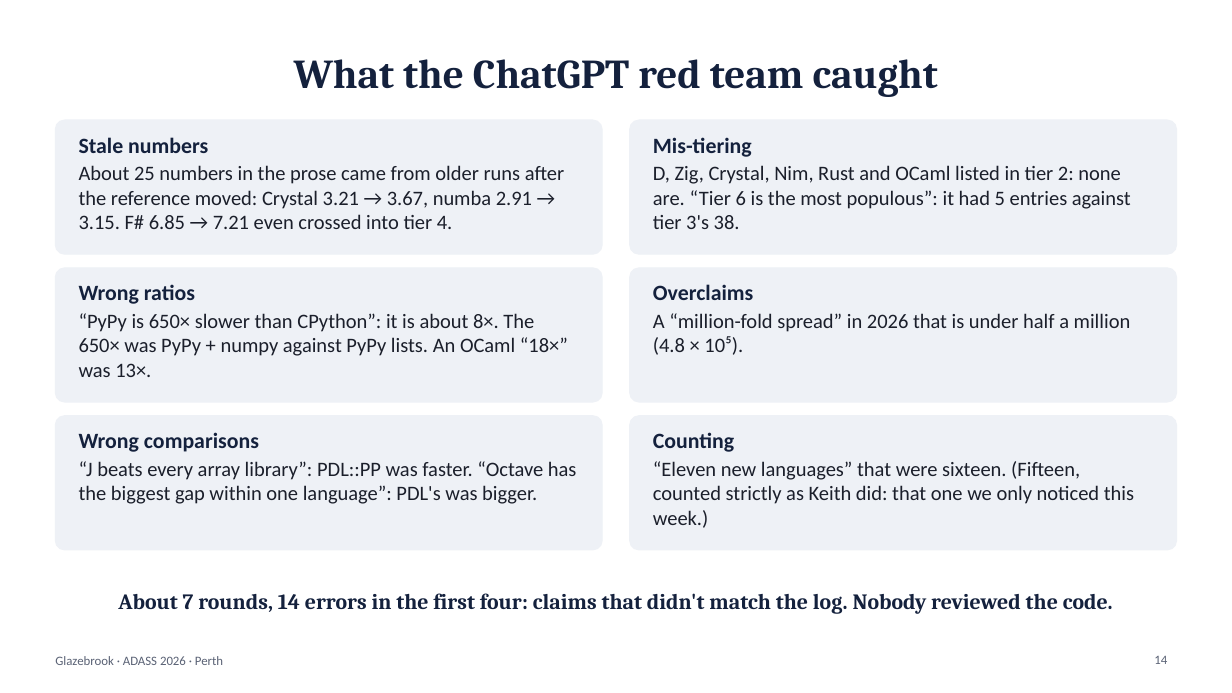
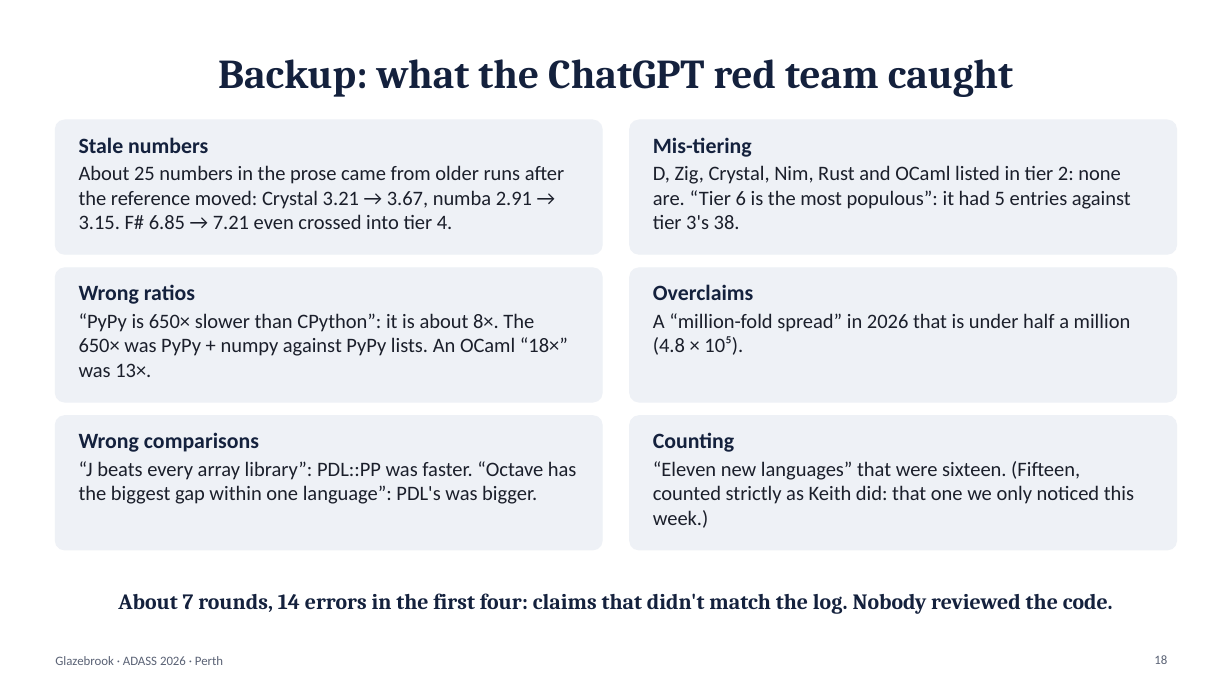
Before and after one commit to karlglazebrook/ADASS2026, a slide deck: slide 18 of talk/ADASS2026-talk.pptx (slide 14 before the commit). Drawn at 1232x693 pixels with LibreOffice and Linux fonts; fonts in the diff are those of the drawing. Boxes give left, top, right and bottom in pixels: in the first picture for what was removed or moved away, otherwise in the second. Text is boxed around its words. In the diff, an @@ line names an element or a change of style, - is before the commit and + after.

```diff
--- a/talk/ADASS2026-talk.pptx
+++ b/talk/ADASS2026-talk.pptx
@@ title at <box>218,59,1013,97</box>: text changed @@
-What the ChatGPT red team caught
+Backup: what the ChatGPT red team caught
@@ page number at <box>1154,655,1167,664</box>: text changed @@
-14
+18
```
Also in this commit, not shown: 6 other slides changed, 7 other files.
